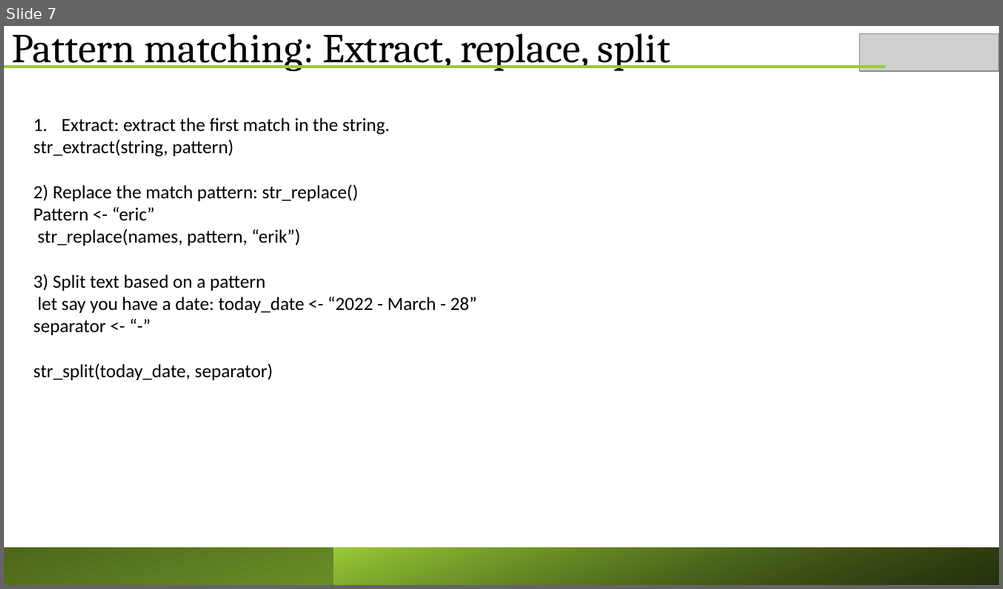
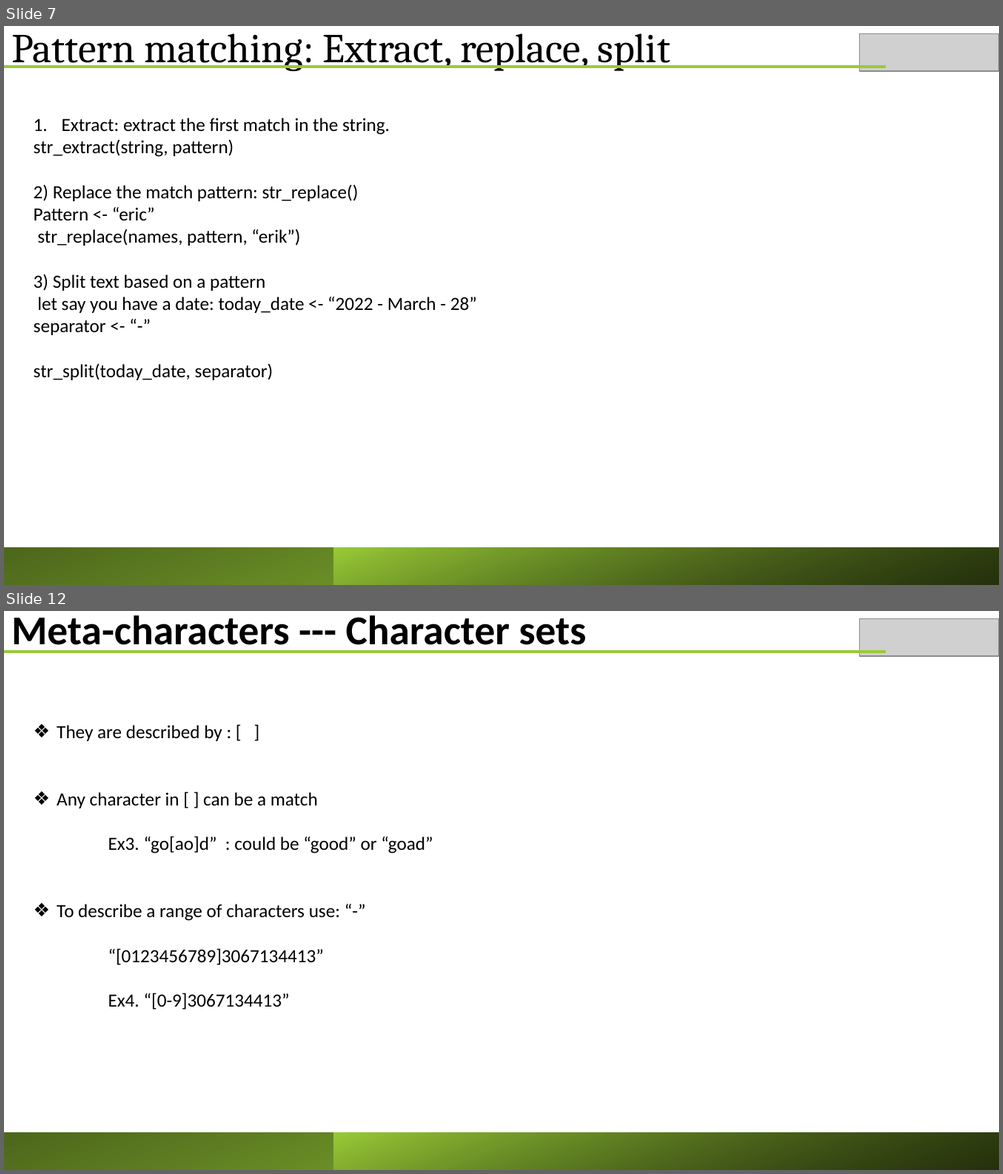
Before and after one commit to ericasare1/Data_Smart_Science, a slide deck: R/AdvancedR/wk6/Working_with_texts.pptx. Shown one above the other, each under a label of ours: slide 7 before the commit, slides 7 and 12 after it; the slides between them are not shown. The pictures are 1003x589 and 1003x1174 pixels, drawn with LibreOffice and Linux fonts; fonts in the diff are those of the drawing; grey boxes stand for pictures. Boxes give left, top, right and bottom in pixels: in the first picture for what was removed or moved away, otherwise in the second. Text is boxed around its words. In the diff, an @@ line names an element or a change of style, - is before the commit and + after.

```diff
--- a/R/AdvancedR/wk6/Working_with_texts.pptx
+++ b/R/AdvancedR/wk6/Working_with_texts.pptx
@@ slide 12 added at <box>4,611,999,1170</box>, background #FFFFFF @@
@@ text added at <box>11,615,586,653</box>, 39.6 pt, text #000000, bold @@
+Meta-characters --- Character sets
@@ picture added at <box>859,619,999,657</box> @@
@@ line added from (4, 651) to (885, 651), #99CB38 3 pt @@
@@ text added at <box>57,725,432,1010</box>, 18 pt, text #000000 @@
+❖ They are described by : [ ]
+❖ Any character in [ ] can be a match
+Ex3. “go[ao]d” : could be “good” or “goad”
+❖ To describe a range of characters use: “-”
+“[0123456789]3067134413”
+Ex4. “[0-9]3067134413”
@@ rectangle added at <box>4,1133,999,1170</box>, fill gradient #99CB38 to #4D671B @@
@@ rectangle added at <box>334,1133,999,1170</box>, fill gradient #000000 to #99CB38 @@
```
Also in this commit, not shown: 10 other slides added, 1 other file.
